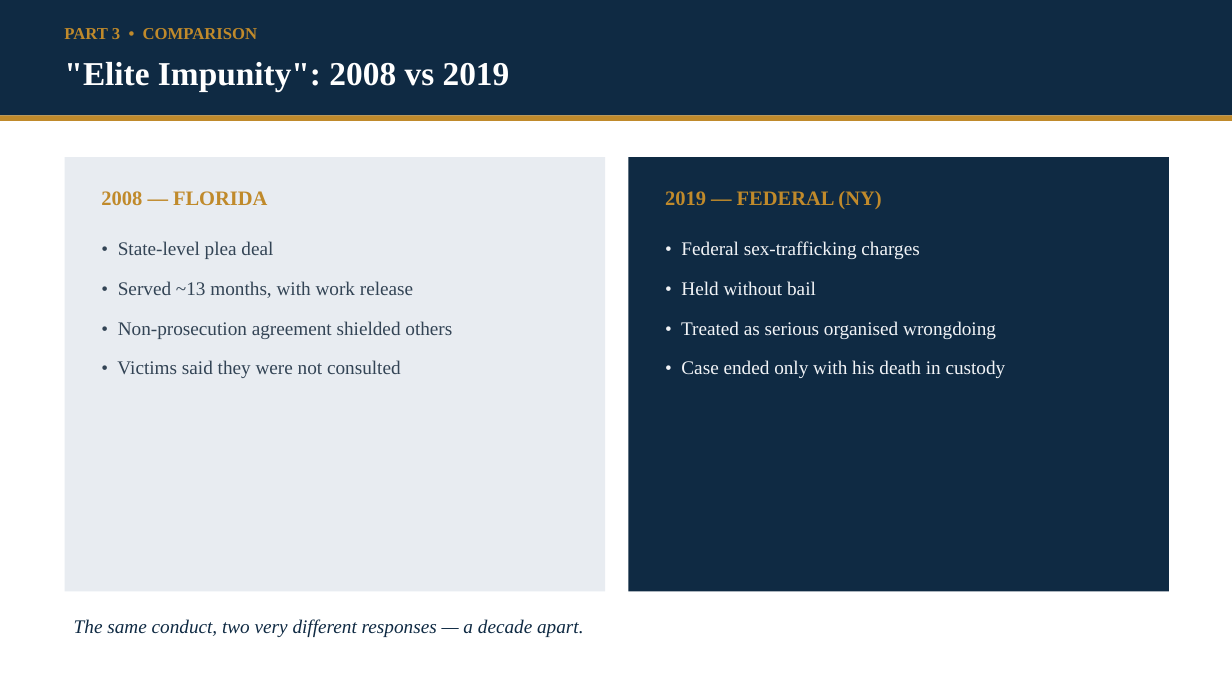
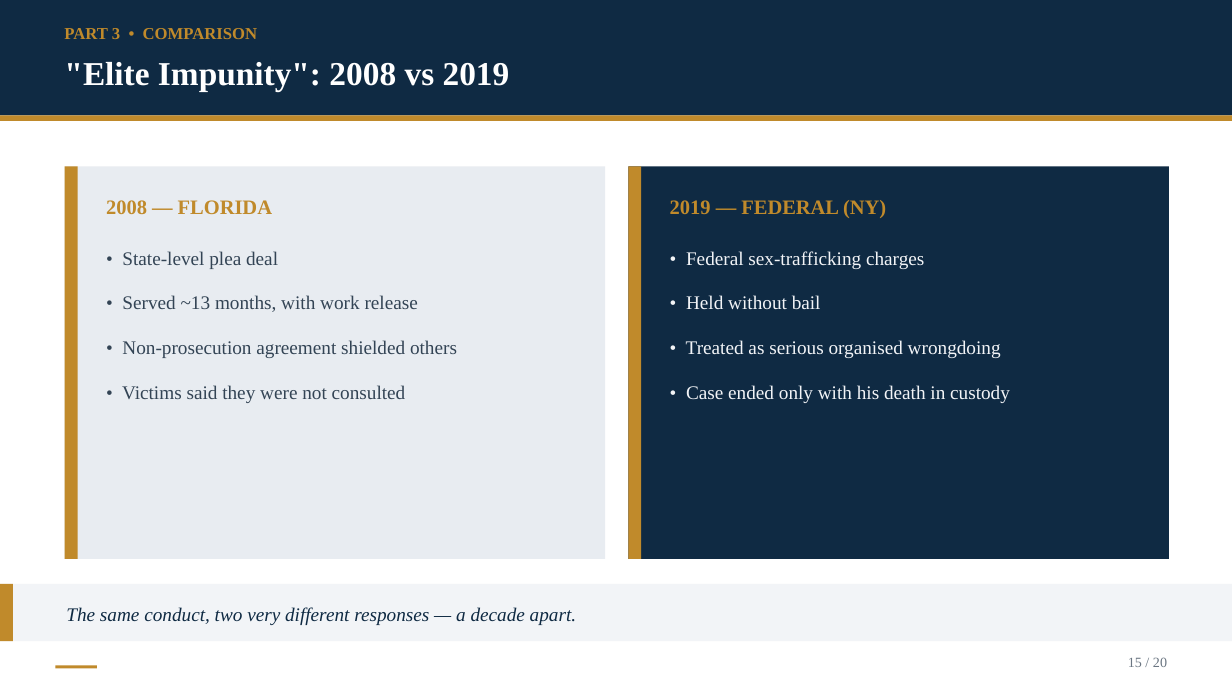
Before and after one commit to Kokidesu/Koki, a slide deck: slide 15 of Epstein_Transnational_Justice.pptx. Drawn at 1232x693 pixels with LibreOffice and Linux fonts; fonts in the diff are those of the drawing. Boxes give left, top, right and bottom in pixels: in the first picture for what was removed or moved away, otherwise in the second. Text is boxed around its words. In the diff, an @@ line names an element or a change of style, - is before the commit and + after.

```diff
--- a/Epstein_Transnational_Justice.pptx
+++ b/Epstein_Transnational_Justice.pptx
@@ rectangle resized from (x1=65, y1=157, x2=605, y2=592) to (x1=65, y1=166, x2=605, y2=559) @@
@@ rectangle added at (x1=65, y1=166, x2=78, y2=559), fill #C08A2B @@
@@ rectangle resized from (x1=628, y1=157, x2=1169, y2=592) to (x1=628, y1=166, x2=1169, y2=559) @@
@@ rectangle added at (x1=628, y1=166, x2=641, y2=559), fill #C08A2B @@
@@ text "2008 — FLORIDA" moved from (x1=101, y1=191, x2=267, y2=205) to (x1=106, y1=200, x2=272, y2=214) @@
@@ text "2019 — FEDERAL (NY)" moved from (x1=665, y1=191, x2=881, y2=209) to (x1=670, y1=200, x2=886, y2=218) @@
@@ text "• State-level plea deal" at (x1=122, y1=251, x2=457, y2=403): more space between paragraphs @@
@@ text "• State-level plea deal" moved from (x1=117, y1=241, x2=452, y2=378) to (x1=122, y1=251, x2=457, y2=403) @@
@@ text "• Federal sex-trafficking charges" moved from (x1=681, y1=241, x2=1006, y2=378) to (x1=686, y1=251, x2=1010, y2=403) @@
@@ text "• Federal sex-trafficking charges" at (x1=686, y1=251, x2=1010, y2=403): more space between paragraphs @@
@@ rectangle added at (x1=0, y1=584, x2=1232, y2=641), fill #F2F4F7 @@
@@ rectangle added at (x1=0, y1=584, x2=13, y2=641), fill #C08A2B @@
@@ text "The same conduct, two very ..." moved from (x1=74, y1=619, x2=583, y2=637) to (x1=66, y1=607, x2=576, y2=625) @@
@@ text added at (x1=1128, y1=657, x2=1167, y2=667), 11 pt, text #6B7682 @@
+15 / 20
@@ rectangle added at (x1=55, y1=665, x2=97, y2=669), fill #C08A2B @@
```
Also in this commit, not shown: 19 other slides changed, 22 other files.
